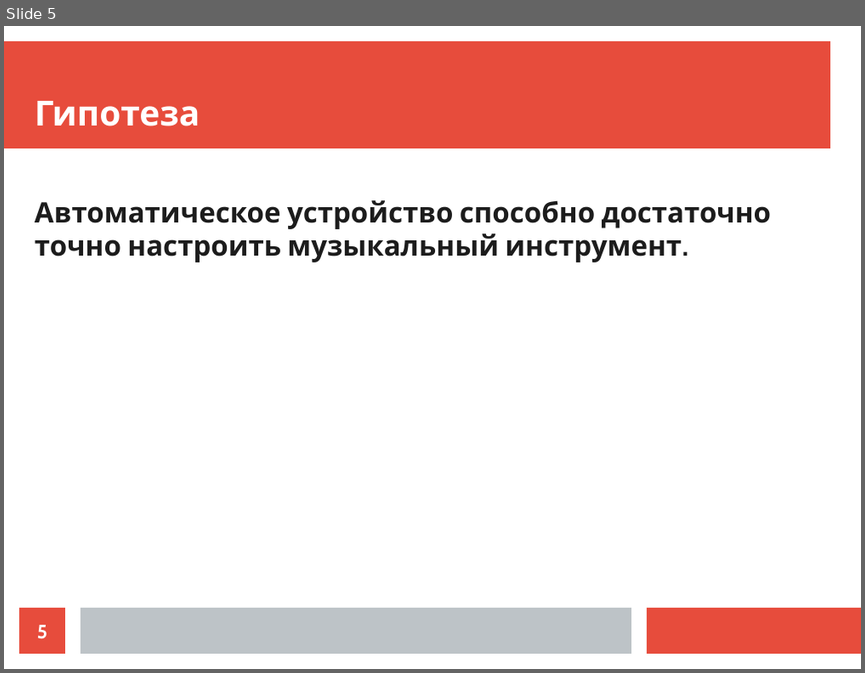
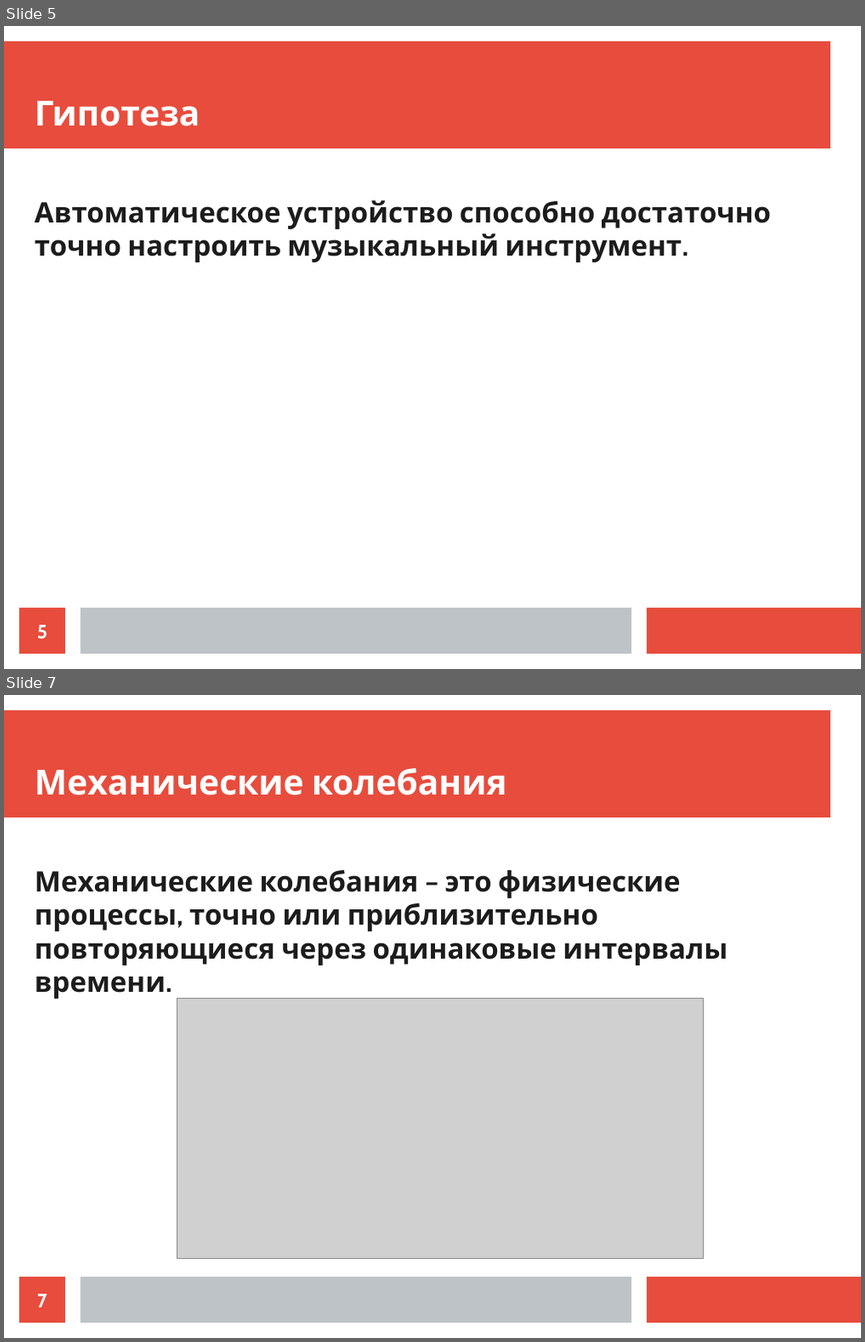
Before and after one commit to egusator/guitar_tuner, a slide deck: doc/presentation.odp. Shown one above the other, each under a label of ours: slide 5 before the commit, slides 5 and 7 after it; the slides between them are not shown. The pictures are 865x673 and 865x1342 pixels, drawn with LibreOffice and Linux fonts; fonts in the diff are those of the drawing; grey boxes stand for pictures. Boxes give left, top, right and bottom in pixels: in the first picture for what was removed or moved away, otherwise in the second. Text is boxed around its words. In the diff, an @@ line names an element or a change of style, - is before the commit and + after.

```diff
--- a/doc/presentation.odp
+++ b/doc/presentation.odp
@@ slide 7 added at [4,695,861,1338], background #FFFFFF; not listed: 3 template elements that a slide beside it also shows @@
@@ title added at [35,768,507,795], 32 pt, text #FFFFFF, bold @@
+Механические колебания
@@ text added at [35,869,727,998], 26 pt, text #1C1C1C, bold @@
+Механические колебания – это физические процессы, точно или приблизительно повторяющиеся через одинаковые интервалы времени.
@@ picture added at [177,998,704,1259] @@
@@ page number added at [19,1276,65,1322], fill #E74C3C, 18 pt, text #FFFFFF, bold @@
+7
```
Also in this commit, not shown: 1 slide changed, 12 other slides added, 3 slides removed, 1 other file.
